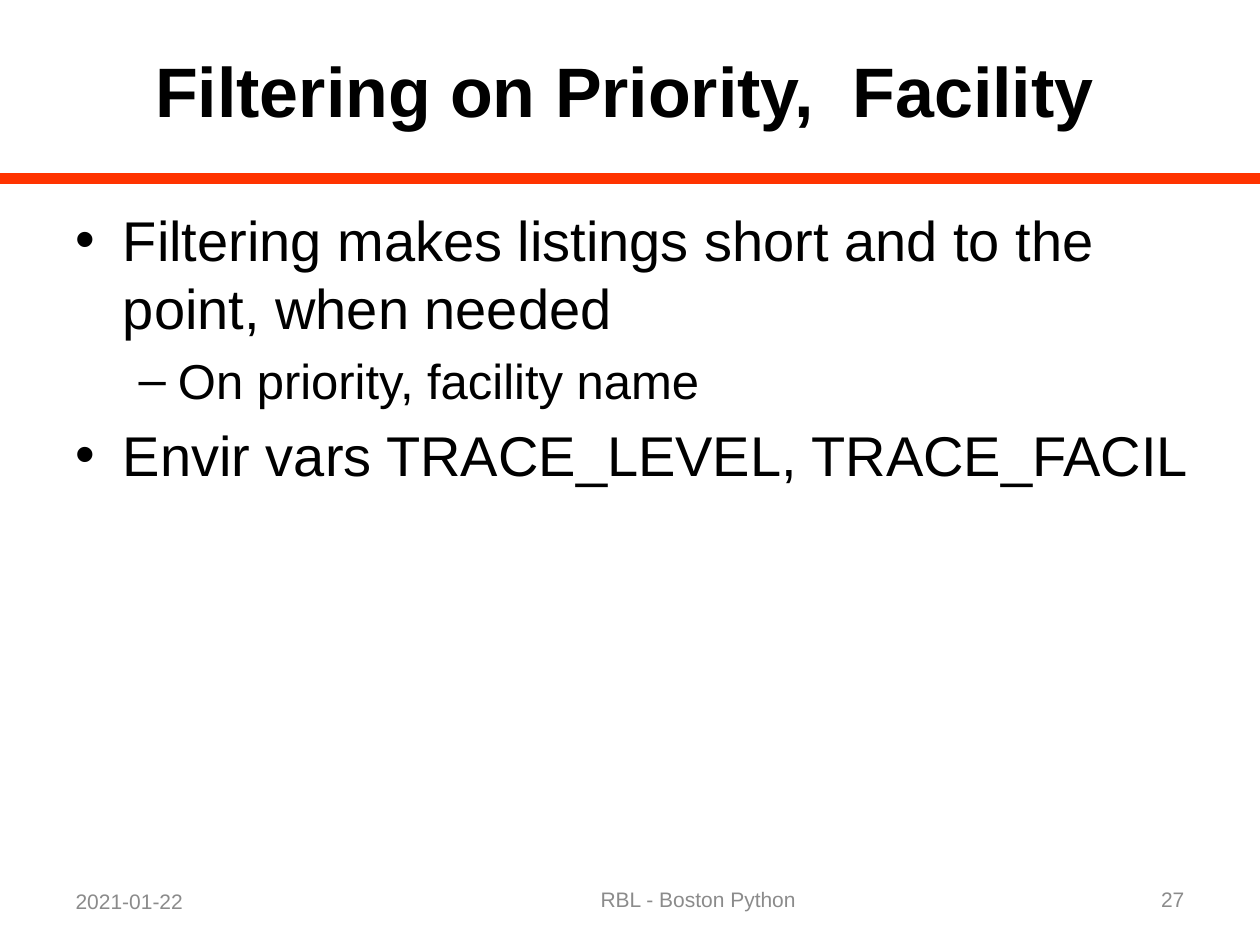
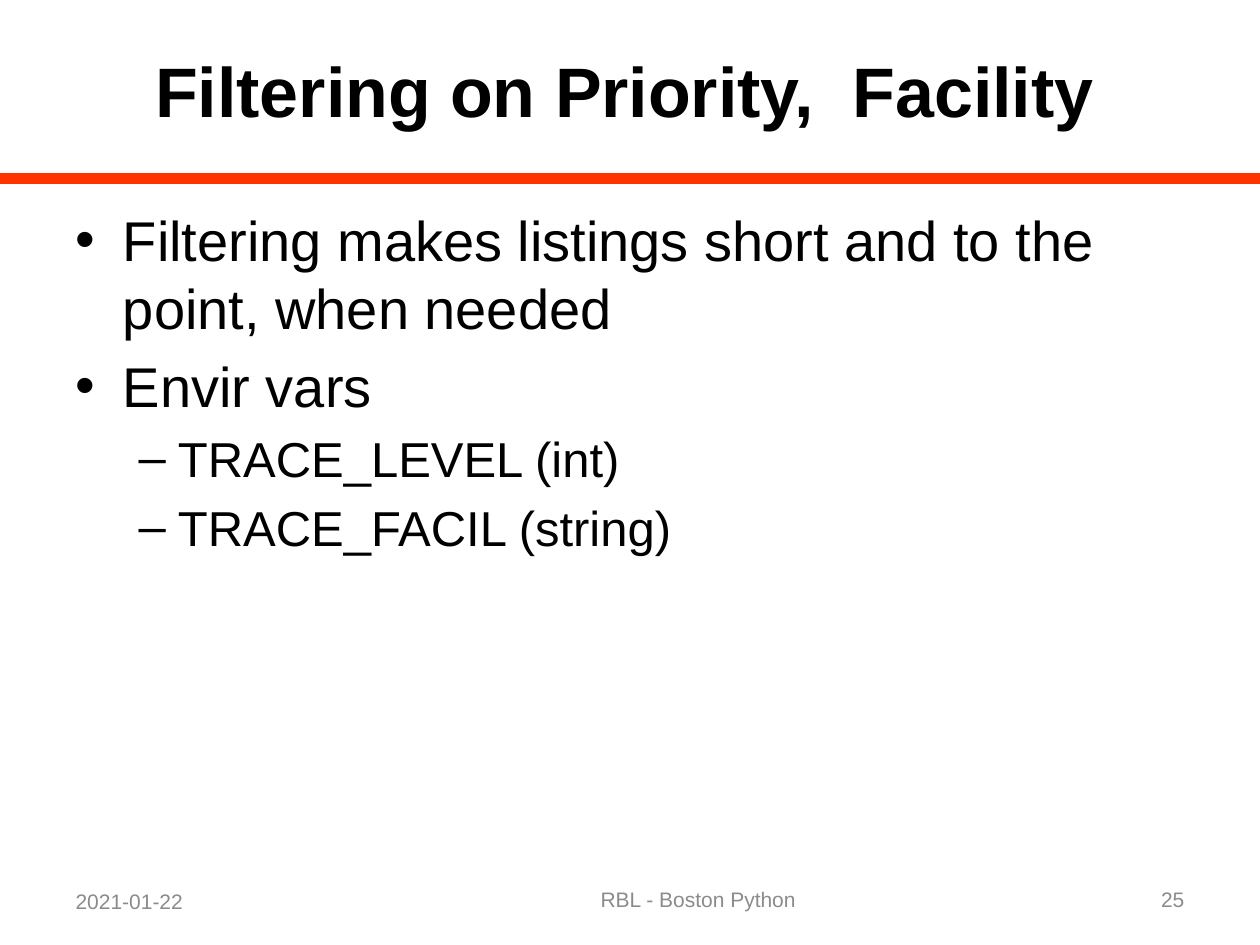
Before and after one commit to rblandau/NewTrace, a slide deck: slide 25 of docs/OfflineDebugging/A Dinosaur and a Python 04.pptx (slide 27 before the commit). Drawn at 1260x945 pixels with LibreOffice and Linux fonts; fonts in the diff are those of the drawing. Boxes give left, top, right and bottom in pixels: in the first picture for what was removed or moved away, otherwise in the second. Text is boxed around its words. In the diff, an @@ line names an element or a change of style, - is before the commit and + after.

```diff
--- a/docs/OfflineDebugging/A Dinosaur and a Python 04.pptx
+++ b/docs/OfflineDebugging/A Dinosaur and a Python 04.pptx
@@ text at box(123, 366, 671, 556): text changed; size 32 to 28 pt @@
-  – On priority, facility name
-• Envir vars TRACE_LEVEL, TRACE_FACIL
+• Envir vars
+  – TRACE_LEVEL (int)
+  – TRACE_FACIL (string)
@@ page number at box(1161, 892, 1184, 907): text changed @@
-27
+25
```
Also in this commit, not shown: 24 other slides changed, 1 slide removed, 5 other files.
